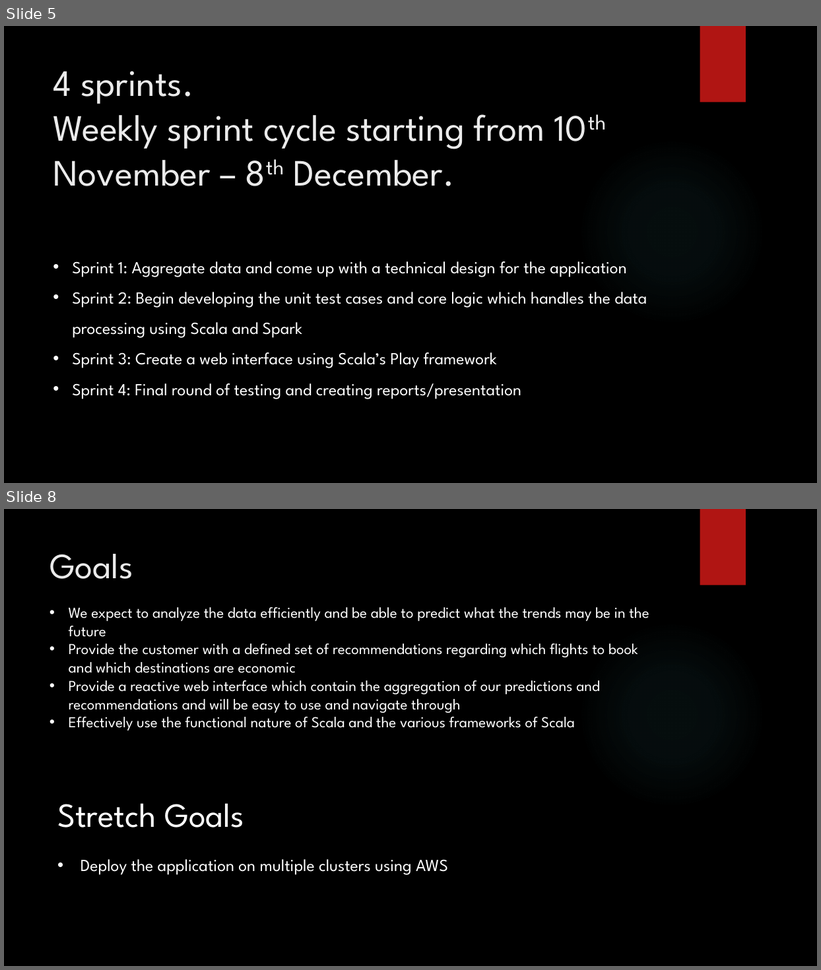
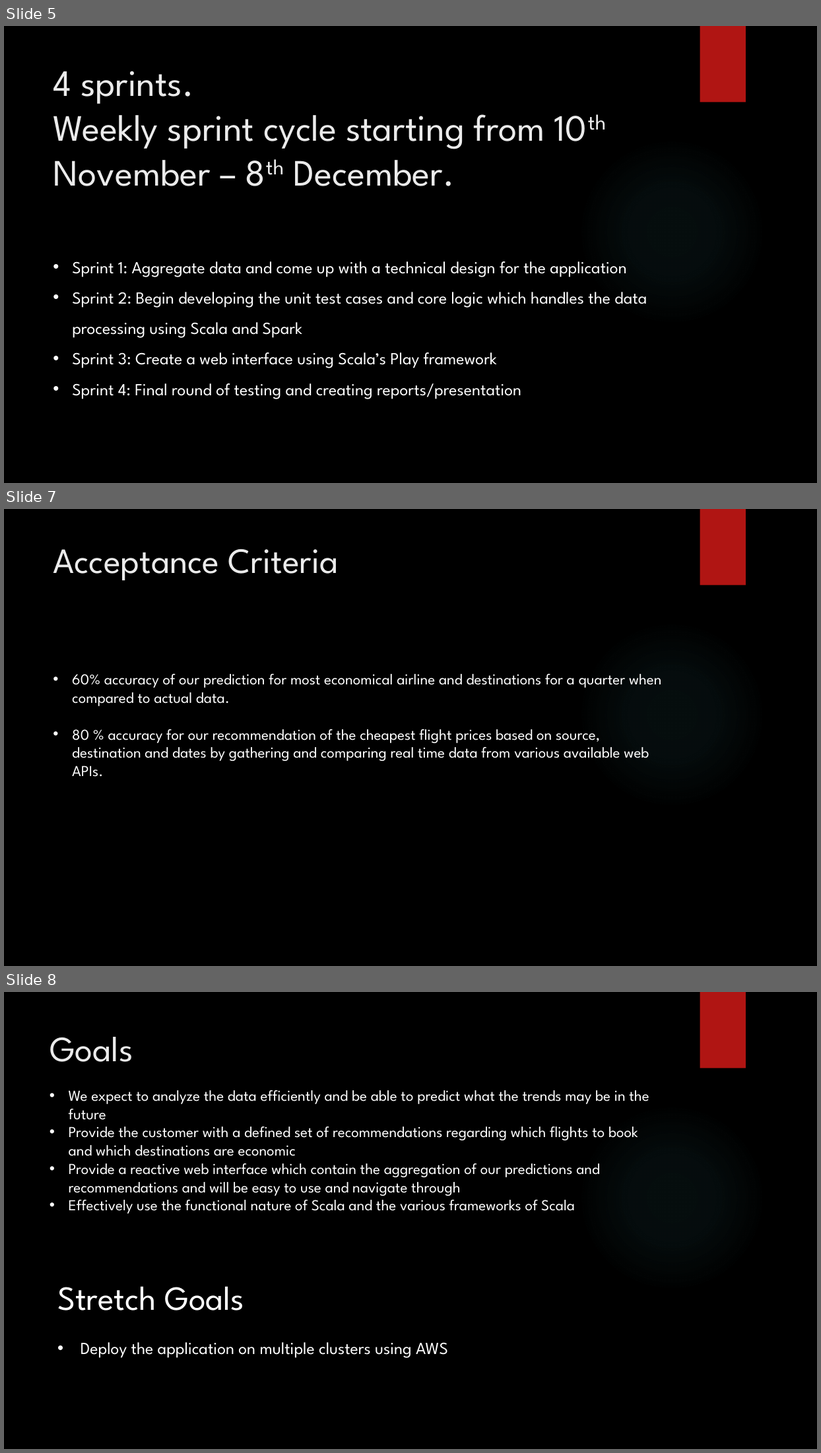
Before and after one commit to yingy4/ScalaFinalProject, a slide deck: Scala_Final_Project.pptx. Shown one above the other, each under a label of ours: slides 5 and 8 before the commit, slides 5, 7 and 8 after it; the slides between them are not shown. The pictures are 821x970 and 821x1453 pixels, drawn with LibreOffice and Linux fonts; fonts in the diff are those of the drawing; background and template pictures are left out. Boxes give left, top, right and bottom in pixels: in the first picture for what was removed or moved away, otherwise in the second. Text is boxed around its words. In the diff, an @@ line names an element or a change of style, - is before the commit and + after.

```diff
--- a/Scala_Final_Project.pptx
+++ b/Scala_Final_Project.pptx
@@ slide 7 added at box(4, 509, 817, 966), background picture (left out); not listed: 2 template elements that a slide beside it also shows @@
@@ title added at box(54, 549, 339, 581), 42 pt, text #EBEBEB @@
+Acceptance Criteria
@@ text added at box(72, 674, 662, 777), 18 pt, text #FFFFFF @@
+• 60% accuracy of our prediction for most economical airline and destinations for a quarter when compared to actual data.
+• 80 % accuracy for our recommendation of the cheapest flight prices based on source, destination and dates by gathering and comparing real time data from various available web APIs.
```
Also in this commit, not shown: 4 slides changed, 1 slide removed.
